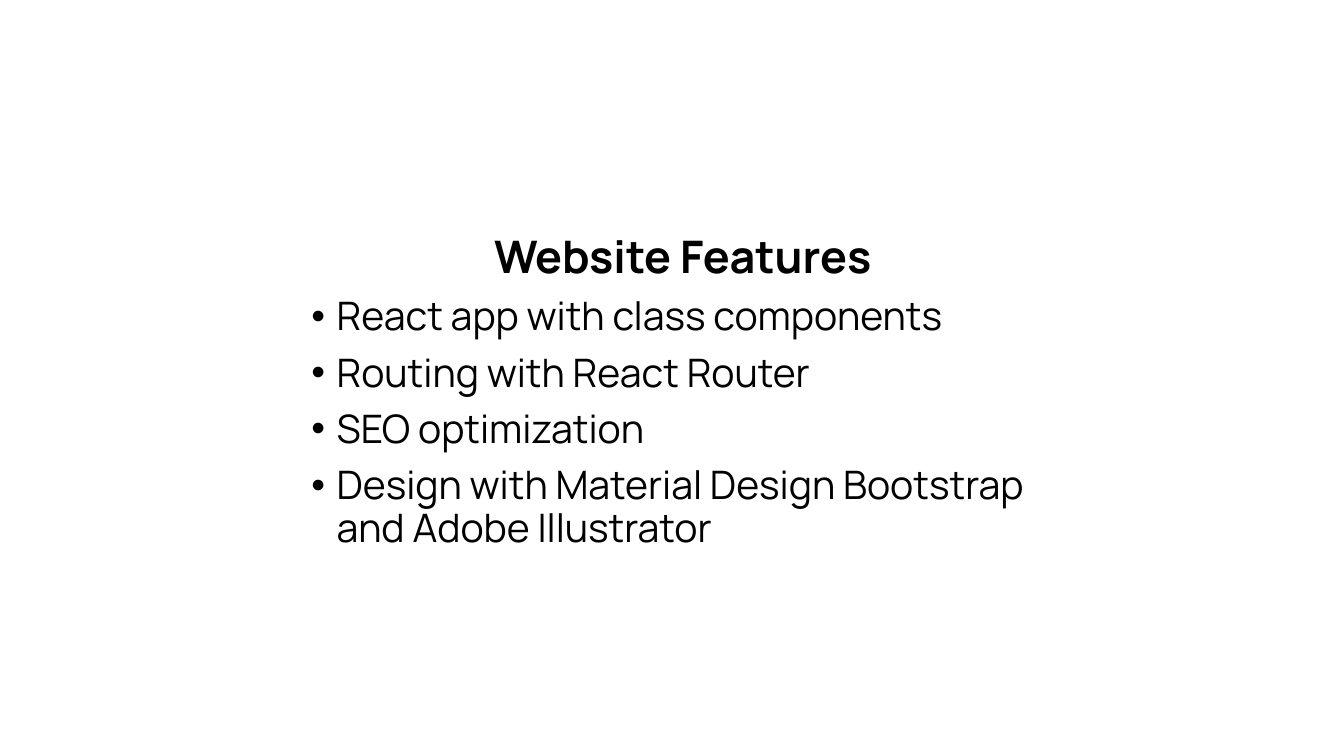
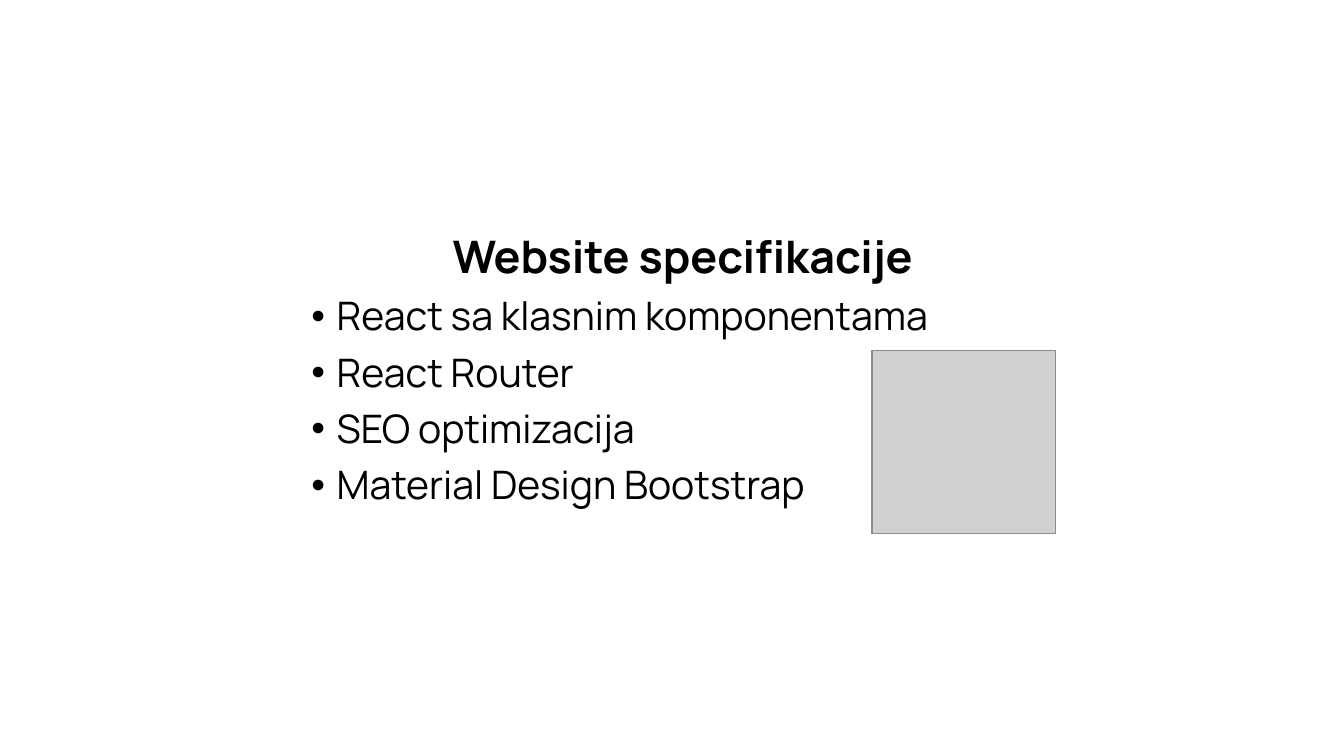
Before and after one commit to LukaPatarcic/social-media, a slide deck: slide 7 of Documentation/Presentation.pptx (slide 5 before the commit). Drawn at 1344x756 pixels with LibreOffice and Linux fonts; fonts in the diff are those of the drawing; grey boxes stand for pictures; background and template pictures are left out. Boxes give left, top, right and bottom in pixels: in the first picture for what was removed or moved away, otherwise in the second. Text is boxed around its words. In the diff, an @@ line names an element or a change of style, - is before the commit and + after.

```diff
--- a/Documentation/Presentation.pptx
+++ b/Documentation/Presentation.pptx
@@ text at box(337, 240, 928, 509): text changed @@
-Website Features
-• React app with class components
-• Routing with React Router
-• SEO optimization
-• Design with Material Design Bootstrap and Adobe Illustrator
+Website specifikacije
+• React sa klasnim komponentama
+• React Router
+• SEO optimizacija
+• Material Design Bootstrap
@@ picture added at box(872, 350, 1056, 533) @@
```
Also in this commit, not shown: 4 other slides changed, 4 slides added, 1 slide removed, 20 other files.
